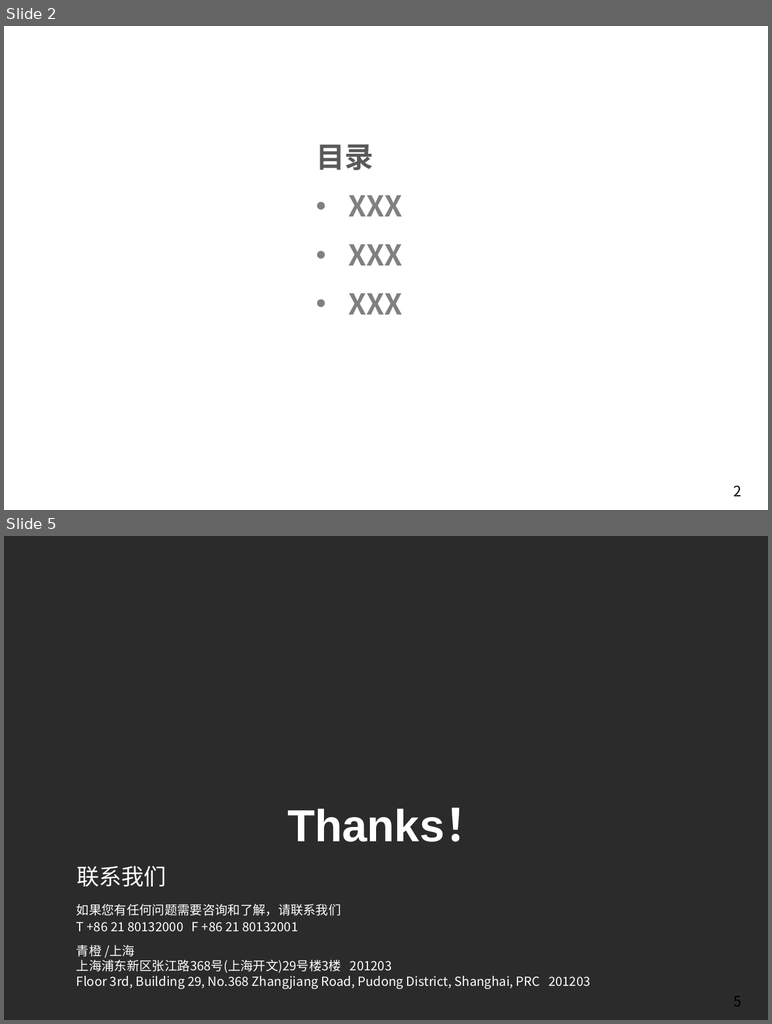
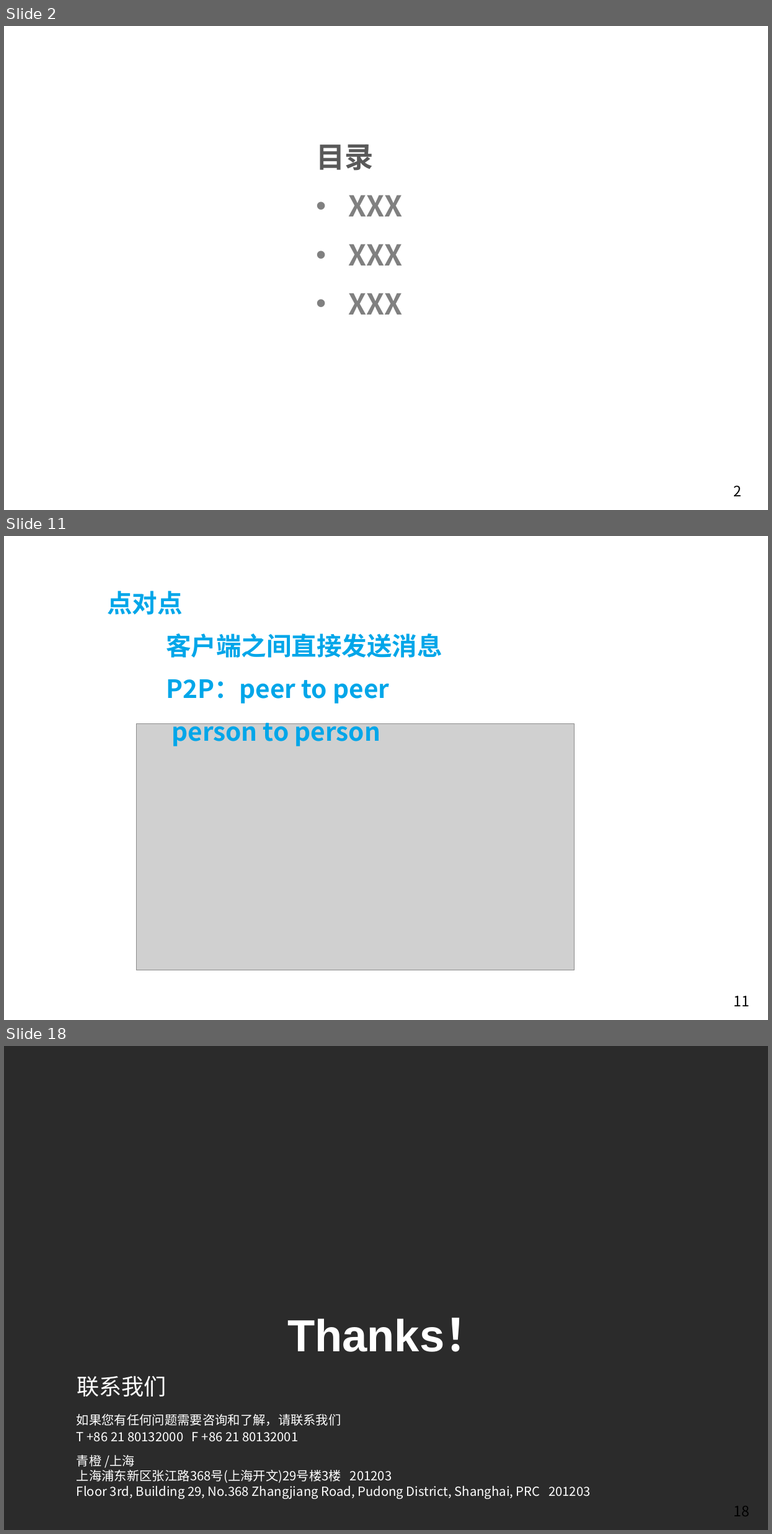
Before and after one commit to Easyhood/IM, a slide deck: 说明文档/IM即时通信总结.pptx. Shown one above the other, each under a label of ours: slides 2 and 5 before the commit, slides 2, 11 and 18 after it; the slides between them are not shown. The pictures are 772x1024 and 772x1534 pixels, drawn with LibreOffice and Linux fonts; fonts in the diff are those of the drawing; grey boxes stand for pictures; background and template pictures are left out; a plain dark background stands for a picture behind light text. Boxes give left, top, right and bottom in pixels: in the first picture for what was removed or moved away, otherwise in the second. Text is boxed around its words. In the diff, an @@ line names an element or a change of style, - is before the commit and + after.

```diff
--- a/说明文档/IM即时通信总结.pptx
+++ b/说明文档/IM即时通信总结.pptx
@@ slide 11 added at box(4, 536, 768, 1020), background picture (left out); not listed: 1 template element that a slide beside it also shows @@
@@ text added at box(107, 591, 442, 746), 28 pt, text #00A6E9, bold @@
+点对点
+客户端之间直接发送消息
+P2P：peer to peer
+person to person
@@ picture added at box(137, 724, 574, 970) @@
@@ what was slide 5 is now slide 18 @@
@@ page number at box(733, 1505, 749, 1516): text changed @@
-5
+18
```
Also in this commit, not shown: 1 slide changed, 13 other slides added, 1 slide removed.
